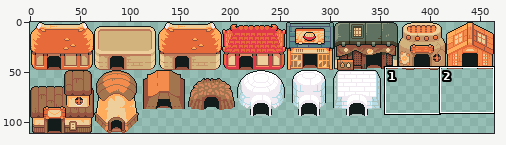
Edited in one commit: sprite sheet (CaveKnight/app/src/main/res/drawable/buildings_atlas.png). Above: a wide view before the commit, with the close-up outlined.
Close-up. Before:
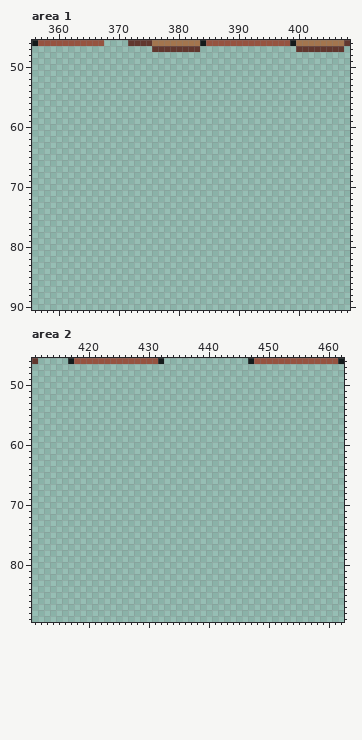
The file is 464x111 pixels. Colours within 5 levels of each other are drawn and written as one. Shown: area 1: x 356..408, y 46..90; area 2: x 411..462, y 46..89.
Now the later version:
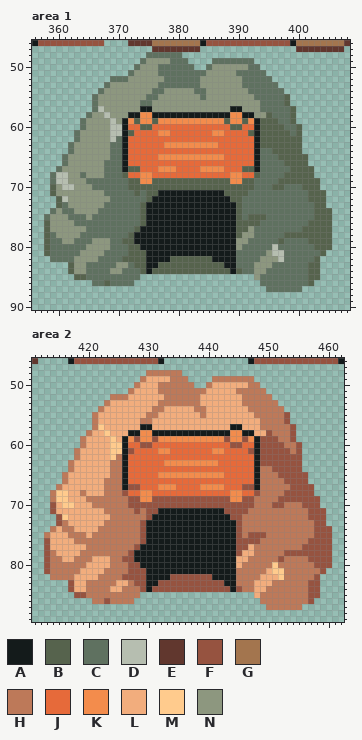
Palette (. is transparent): A #141b1b  B #56634d  C #5f7160  D #b6beb0  E #61372e  F #965340  G #a3754e  H #bd7959  J #e66a3a  K #f38c4c  L #f2ad7d  M #ffcb8d  N #8d977f
Difference:
Changed rows in their new state; - is an unchanged pixel.
Area 1:
first column x 358:
48 -----------------CCCCCC-------------------------
49 ----------------CNNNNCCC----CCCCCCC-------------
50 ---------------CNNNCCCCCC--CNNNNNNCC------------
51 --------------CNNNNCCCCCCCCNNNNNCCCCC-----------
52 -----------CCCNNNNNNCCCCCCNNNNNNNCCCCC----------
53 ----------CNNNNNNNNCCCCCCCNNNNNNNCCCCCC---------
54 ---------CNNNNNNNNCCNNNNNCCNNNNNNNCCCCCC--------
55 --------CNNNNNNNNCCNNNNNNNCNNNNNNNNCCCCCB-------
56 --------CNNNNNNNCCNNNNNNNNNNNNNNNNNNCCCCB-------
57 --------CDNNNNNNAANNNNNNNNNNNNNAANNNCCCCCB------
58 -------CNNDNNNAAKKAAAAAAAAAAAAAKKAANNBCCCB------
59 ------CNNNNDNAKBKKBKKKKKKKKKKKBKKBKABBBCCB------
60 ------CNNNNDDAJJBBJJJJJJJJJJJJJBBJJABBBBCCB-----
61 -----CNNNNNDDABJJJJKKJJJJJJJKKJJJJBABBBBBCB-----
62 -----CNNNNNDCAJJJJJJJJJJJJJJJJJJJJJABBBBBBB-----
63 ----CNNNNNNCCAJJJJJJKKKKKKKKKJJJJJJABBBBBBB-----
64 ----CNNNNNNCCAJJJJJJJJJJJJJJJJJJJJJACCBBBBB-----
65 ---CNNNNNNNCCAJJJJJKKKKKKKKKKKJJJJJACCCBBBBB----
66 ---CNNNNNNCCCAJJJJJJJJJJJJJJJJJJJJJACCCCBBBB----
67 --CNNNNNNNCCCABBJJJKKKJJJJKKKKJJJBBACCCCCBBBB---
68 -CDDNNCNNNCCCBJJKKJJJJJJJJJJJJJKKJJBCCCCBBBBB---
69 -CDDNNNCCCCCCCBBKKBBBBBBBBBBBBBKKBBCCCCBBBBBBB--
70 -BNDDNNNCCCCCCBBBBBBBBBBBBBBBBBBBBBCCCBBCCCBBB--
71 -BNNNNNNNNCCCCCBCBBAAAAAAAAAAABBBBCCCCCCCCCCBBB-
72 --BDNNNNNNNCCCCCCBAAAAAAAAAAAAABBCCCCCCCCCCCBBB-
73 --BCNNNNNNCCCCCCBAAAAAAAAAAAAAAABCCCCCCCCCCCCBB-
74 -CNCCNNNNCCCCCCCBAAAAAAAAAAAAAAABCCCCCCCCCCCCBBB
75 CNNNCCCNCCCCCCCCBAAAAAAAAAAAAAAABCBBBCCCCCCCCBBB
76 BNNNNCCCCCCCCCCCBAAAAAAAAAAAAAAABBBBCCCCCCCCBBBB
77 BNNNNNNCCCCCCCCBAAAAAAAAAAAAAAAABBNCCCCCCCCBBBBB
78 BCNNNNCCCCCCCCBAAAAAAAAAAAAAAAAABNNCCCCCBBBBBBBB
79 BCCNNCCCNNNCCBBAAAAAAAAAAAAAAAAANNCCCCCBCCCCBBBB
80 BCCCCCCNNNNCCCBBAAAAAAAAAAAAAAAANCCCCCDCCCCCCBBB
81 BCCCCCNNNNCCCCBBBAAAAAAAAAAAAAAACCCCCNDDCCCCCCB-
82 -CCCCNNNNCCCCBBBBAAAABBBBBBBAAAACCCCNNNDCCCCCB--
83 ----BNNCCCCCNNCBBAABBBBBBBBBBBAACCCNNNCCCCCCBB--
84 ----BNNCCCCNNCCCBABBBBBBBBBBBBBABCCNNCCCCCCCBB--
85 -----BBCCCCCCCCC-------------------NCCCCCCCCBB--
86 --------CCBCCCC---------------------CCCCCCCCB---
87 -------------------------------------CCCCCC-----
Area 2:
first column x 413:
48 -----------------HHHHHH-------------------------
49 ----------------HLLLLHHH----HHHHHHH-------------
50 ---------------HLLLHHHHHH--HLLLLLLHH------------
51 --------------HLLLLHHHHHHHHLLLLLHHHHH-----------
52 -----------HHHLLLLLLHHHHHHLLLLLLLHHHHH----------
53 ----------HLLLLLLLLHHHHHHHLLLLLLLHHHHHH---------
54 ---------HLLLLLLLLHHLLLLLHHLLLLLLLHHHHHH--------
55 --------HLLLLLLLLHHLLLLLLLHLLLLLLLLHHHHHF-------
56 --------HLLLLLLLHHLLLLLLLLLLLLLLLLLLHHHHF-------
57 --------HMLLLLLLAALLLLLLLLLLLLLAALLLHHHHHF------
58 -------HLLMLLLAAKKAAAAAAAAAAAAAKKAALLFHHHF------
59 ------HLLLLMLAKFKKFKKKKKKKKKKKFKKFKAFFFHHF------
60 ------HLLLLMMAJJFFJJJJJJJJJJJJJFFJJAFFFFHHF-----
61 -----HLLLLLMMAFJJJJKKJJJJJJJKKJJJJFAFFFFFHF-----
62 -----HLLLLLMHAJJJJJJJJJJJJJJJJJJJJJAFFFFFFF-----
63 ----HLLLLLLHHAJJJJJJKKKKKKKKKJJJJJJAFFFFFFF-----
64 ----HLLLLLLHHAJJJJJJJJJJJJJJJJJJJJJAHHFFFFF-----
65 ---HLLLLLLLHHAJJJJJKKKKKKKKKKKJJJJJAHHHFFFFF----
66 ---HLLLLLLHHHAJJJJJJJJJJJJJJJJJJJJJAHHHHFFFF----
67 --HLLLLLLLHHHAFFJJJKKKJJJJKKKKJJJFFAHHHHHFFFF---
68 -HMMLLHLLLHHHFJJKKJJJJJJJJJJJJJKKJJFHHHHFFFFF---
69 -HMMLLLHHHHHHHFFKKFFFFFFFFFFFFFKKFFHHHHFFFFFFF--
70 -FLMMLLLHHHHHHFFFFFFFFFFFFFFFFFFFFFHHHFFHHHFFF--
71 -FLLLLLLLLHHHHHFHFFAAAAAAAAAAAFFFFHHHHHHHHHHFFF-
72 --FMLLLLLLLHHHHHHFAAAAAAAAAAAAAFFHHHHHHHHHHHFFF-
73 --FHLLLLLLHHHHHHFAAAAAAAAAAAAAAAFHHHHHHHHHHHHFF-
74 -HLHHLLLLHHHHHHHFAAAAAAAAAAAAAAAFHHHHHHHHHHHHFFF
75 HLLLHHHLHHHHHHHHFAAAAAAAAAAAAAAAFHFFFHHHHHHHHFFF
76 FLLLLHHHHHHHHHHHFAAAAAAAAAAAAAAAFFFFHHHHHHHHFFFF
77 FLLLLLLHHHHHHHHFAAAAAAAAAAAAAAAAFFLHHHHHHHHFFFFF
78 FHLLLLHHHHHHHHFAAAAAAAAAAAAAAAAAFLLHHHHHFFFFFFFF
79 FHHLLHHHLLLHHFFAAAAAAAAAAAAAAAAALLHHHHHFHHHHFFFF
80 FHHHHHHLLLLHHHFFAAAAAAAAAAAAAAAALHHHHHMHHHHHHFFF
81 FHHHHHLLLLHHHHFFFAAAAAAAAAAAAAAAHHHHHLMMHHHHHHF-
82 -HHHHLLLLHHHHFFFFAAAAFFFFFFFAAAAHHHHLLLMHHHHHF--
83 ----FLLHHHHHLLHFFAAFFFFFFFFFFFAAHHHLLLHHHHHHFF--
84 ----FLLHHHHLLHHHFAFFFFFFFFFFFFFAFHHLLHHHHHHHFF--
85 -----FFHHHHHHHHH-------------------LHHHHHHHHFF--
86 --------HHFHHHH---------------------HHHHHHHHF---
87 -------------------------------------HHHHHH-----
